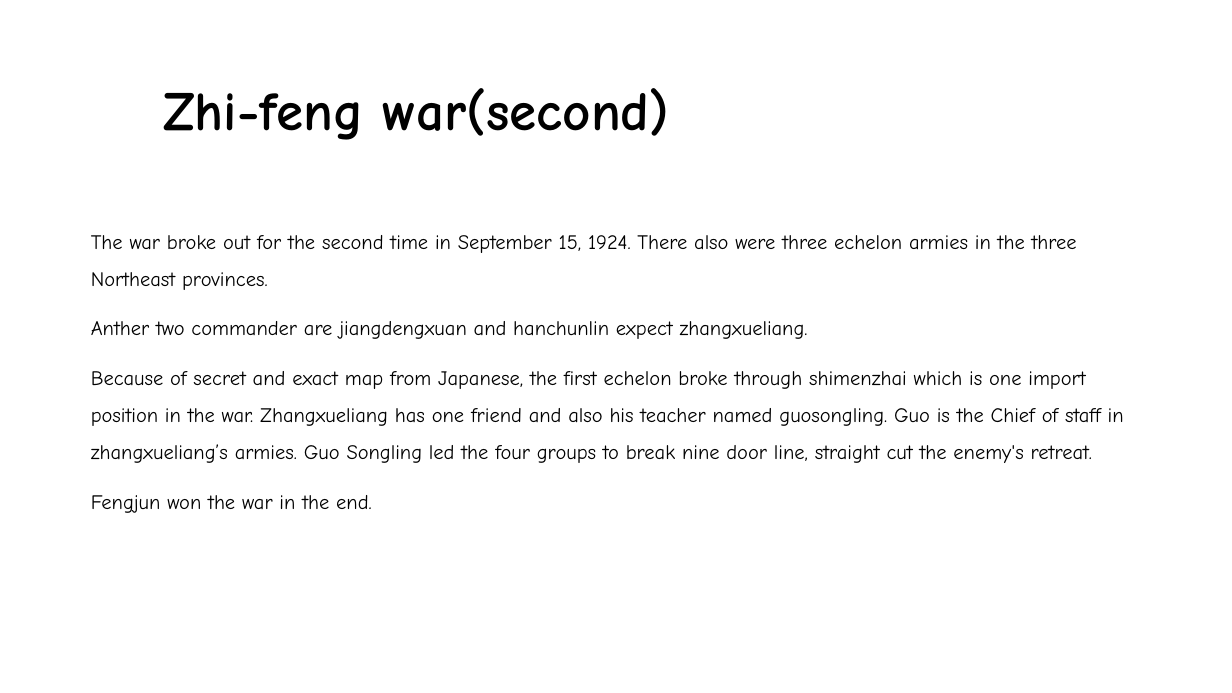
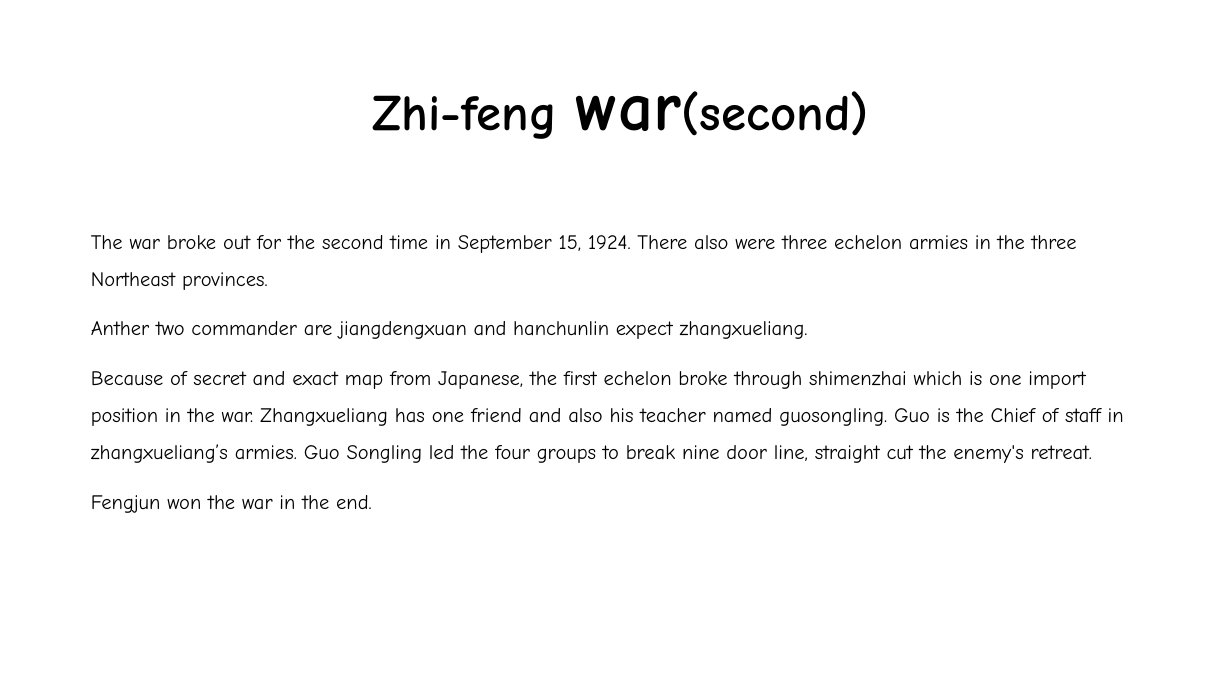
Before and after one commit to rodchen-king/-, a slide deck: slide 3 of Marshal.ppt. Drawn at 1232x693 pixels with LibreOffice and Linux fonts; fonts in the diff are those of the drawing. Boxes give left, top, right and bottom in pixels: in the first picture for what was removed or moved away, otherwise in the second. Text is boxed around its words. In the diff, an @@ line names an element or a change of style, - is before the commit and + after.

```diff
--- a/Marshal.ppt
+++ b/Marshal.ppt
@@ text "Zhi-feng war(second)" at <box>373,91,869,139</box>: size 42.9 to 39.6 pt in "Zhi-feng war(second)"; size 42.9 to 54 pt in "war(second)"; alignment left to centre; line spacing 0.9 to 0.7 @@
```
Also in this commit, not shown: 1 other slide changed, 1 other file.
